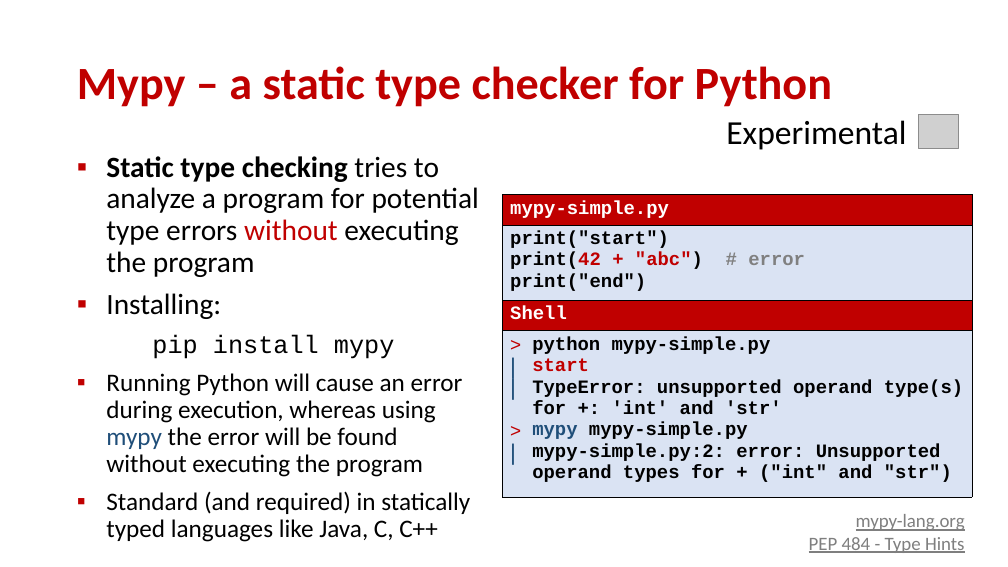
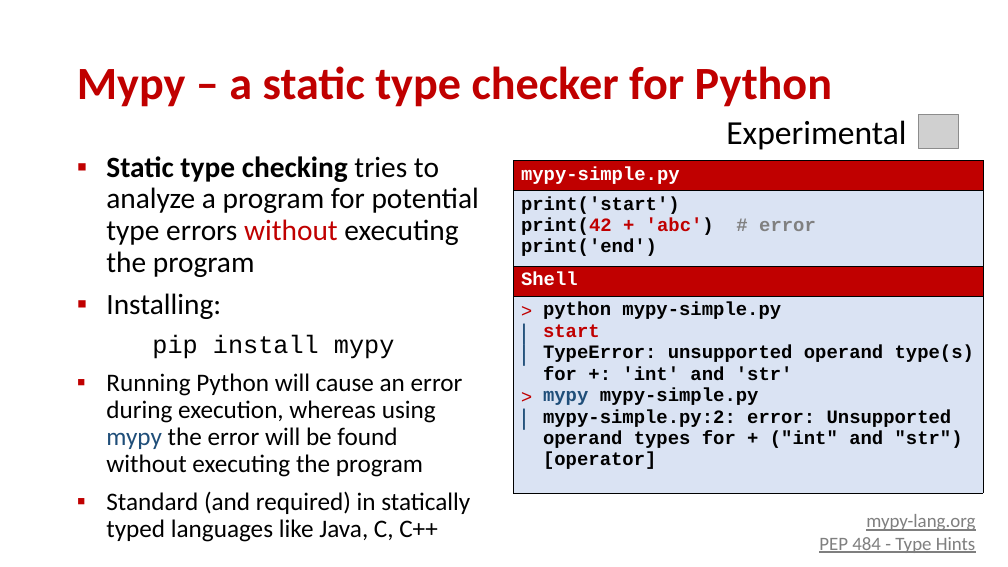
Before and after one commit to gsbrodal/gsbrodal.github.io, a slide deck: slide 30 of ipsa/slides/testing.pptx (slide 29 before the commit). Drawn at 1008x567 pixels with LibreOffice and Linux fonts; fonts in the diff are those of the drawing; grey boxes stand for pictures. Boxes give left, top, right and bottom in pixels: in the first picture for what was removed or moved away, otherwise in the second. Text is boxed around its words. In the diff, an @@ line names an element or a change of style, - is before the commit and + after.

```diff
--- a/ipsa/slides/testing.pptx
+++ b/ipsa/slides/testing.pptx
@@ table at box(513, 160, 983, 493) @@
@@ row 2, column 1: "print("start") / print(42 + "abc") # error / print("end")" to "print('start') / print(42 + 'abc') # error / print('end')" @@
@@ row 4, column 1: "python mypy-simple.py / start / TypeError: unsupported operand type(s) for +: 'int' and 'str' / mypy mypy-simple.py / mypy-simple.py:2: error: Unsupported operand types for + ("int" and "str")" to "python mypy-simple.py / start / TypeError: unsupported operand type(s) for +: 'int' and 'str' / mypy mypy-simple.py / mypy-simple.py:2: error: Unsupported operand types for + ("int" and "str") [operator]" @@
@@ table: place and size @@
-table at box(503, 194, 972, 497)
+table at box(513, 160, 983, 493)
@@ text "mypy-lang.org PEP 484 - Type ...": place and size @@
-text "mypy-lang.org PEP 484 - Type ..." at box(809, 514, 965, 553)
+text "mypy-lang.org PEP 484 - Type ..." at box(819, 514, 976, 553)
```
Also in this commit, not shown: 19 other slides changed, 3 slides added, 1 slide removed, 4 other files.
